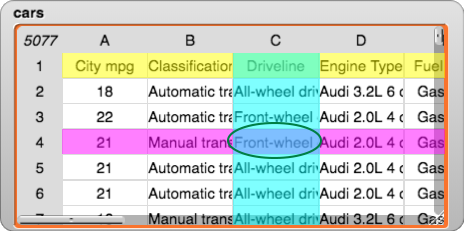
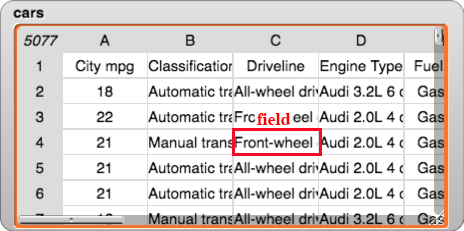
Layer changes from the first 464×231 image to the second:
added layer "field" above "Vector Smart Object" over [257, 113, 290, 125]
painted on "Vector Smart Object" (1st of 3) over [227, 122, 322, 159]
removed layer "Layer 3" (was 50%) over [233, 53, 320, 225]
removed layer "Layer 2" (was 50%) over [62, 53, 445, 154]
